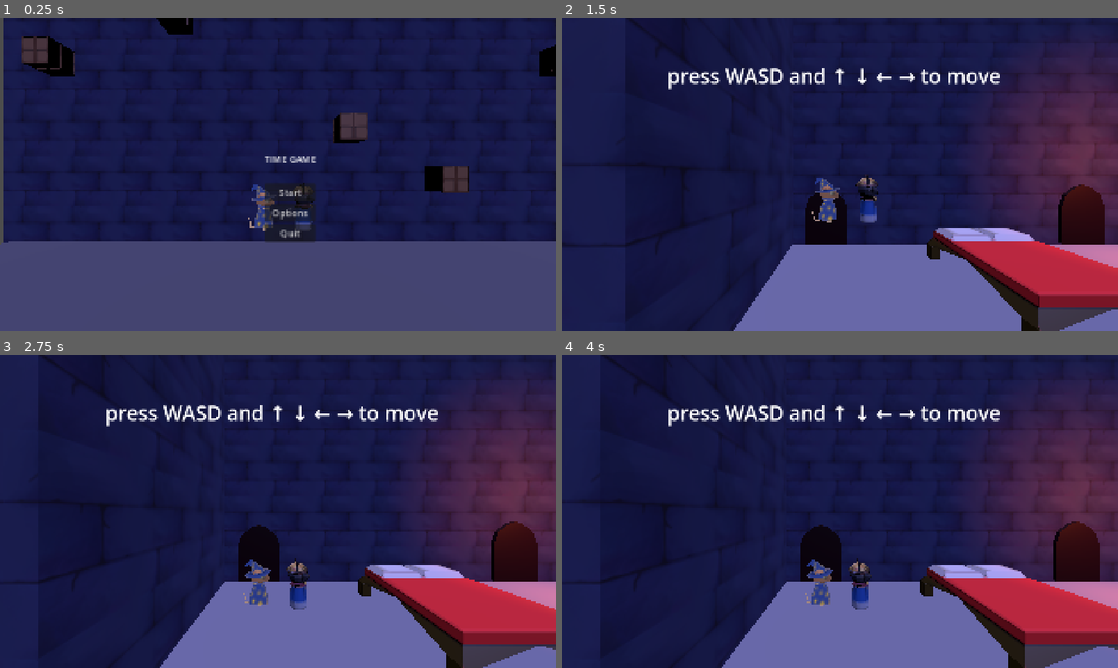
Above: before the commit, frames 1-4 (two rows, left to right).
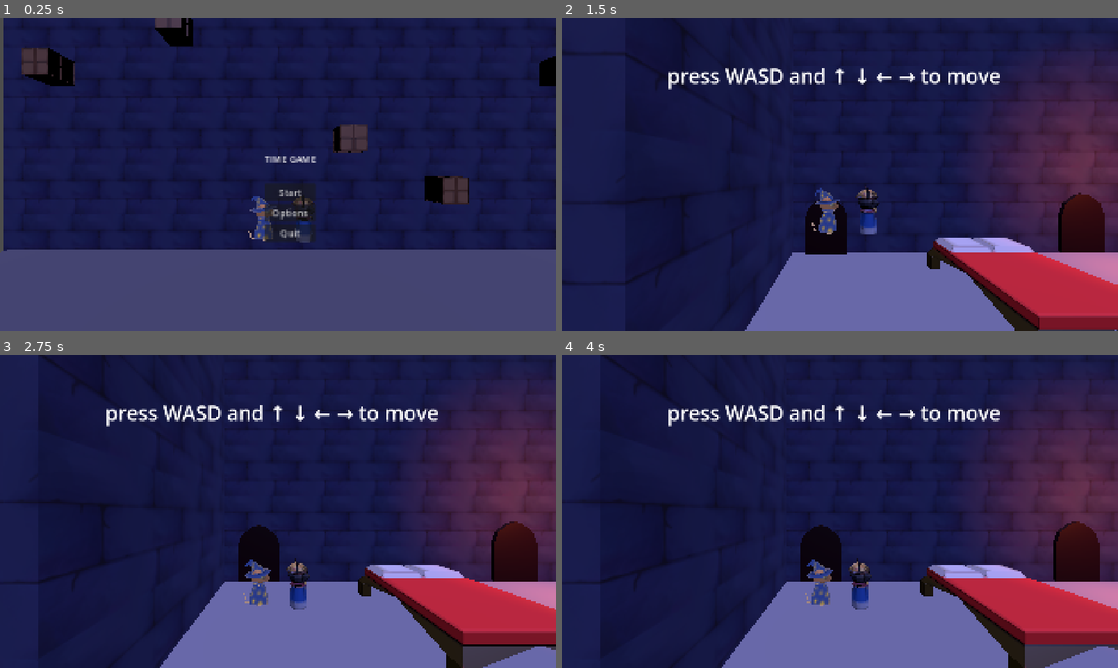
Above: after the commit, the same moments.

Repository: ARandomGuyTH/awh-rats
Game: Godot game, scene res://scenes/main/main.tscn
The game is run twice, just before and just after one commit, with the same random seed, the same clock (stepped at 60 frames per second) and the same inputs.
Inputs:
- Up to frame 1 (0.25 s): no input
- Up to frame 2 (1.5 s): click "Start" at 0.5 s; click "1" at 1.25 s
- Up to frame 3 (2.75 s): no input
- Up to frame 4 (4 s): tap Enter at 3.5 s

The runs differ from the first frame. In frame 1, 6.5% of the frame differs, in the area x 0-100%, y 0-75%; in frame 2, 8.9%, in the area x 0-100%, y 0-100%; in frame 3, 0.1%; in frame 4, less than 0.1%.

Commit message:
fixed camera

Diff:
--- a/scenes/main/camera.gd
+++ b/scenes/main/camera.gd
@@ -15,7 +15,7 @@
 # Called every frame. 'delta' is the elapsed time since the previous frame.
 func _process(delta: float) -> void:
 	var centre = (Global.player1pos + Global.player2pos) / 2
-	var target = Vector3(centre.x, centre.y, startpos.z)
+	var target = Vector3(centre.x, centre.y+2, startpos.z)
 	if target.y < 2:
 		target.y = 2
 	position = lerp(position, target, position_smooth_speed*delta)
